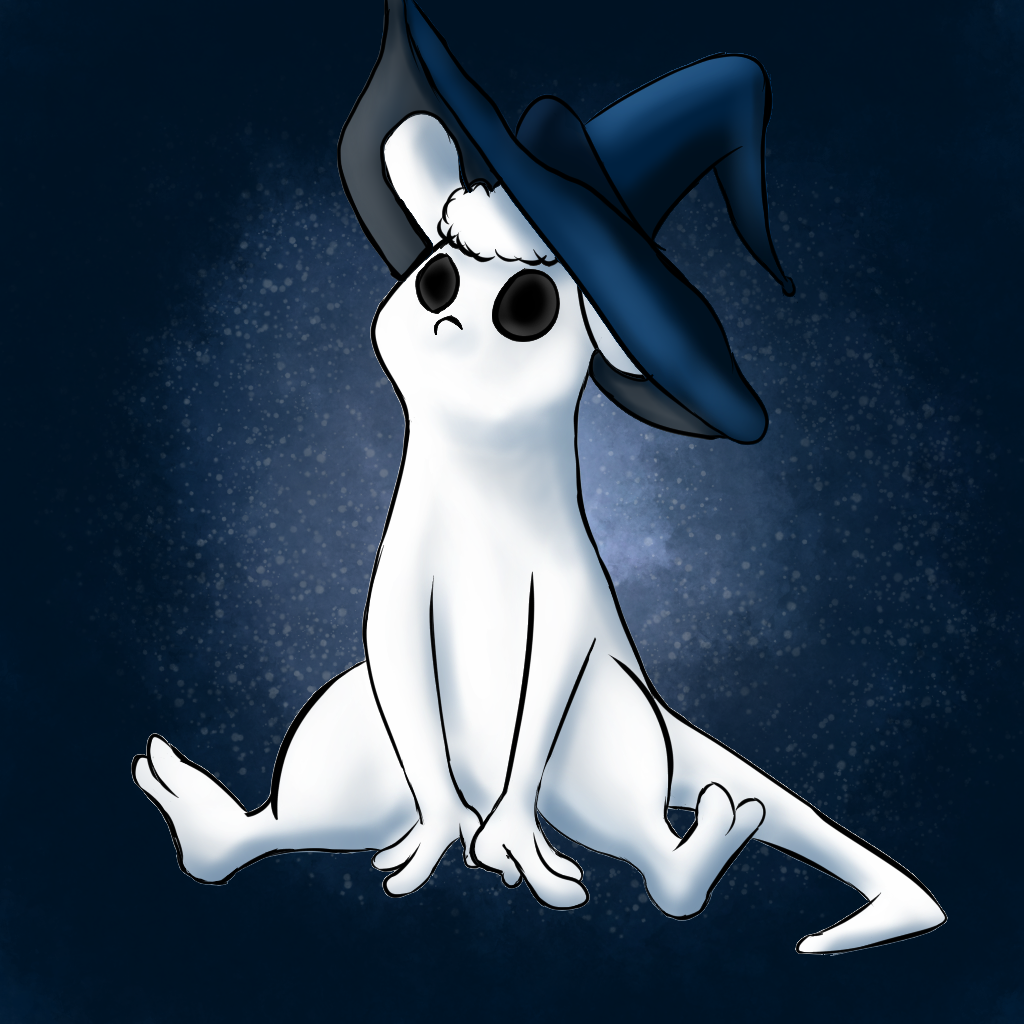
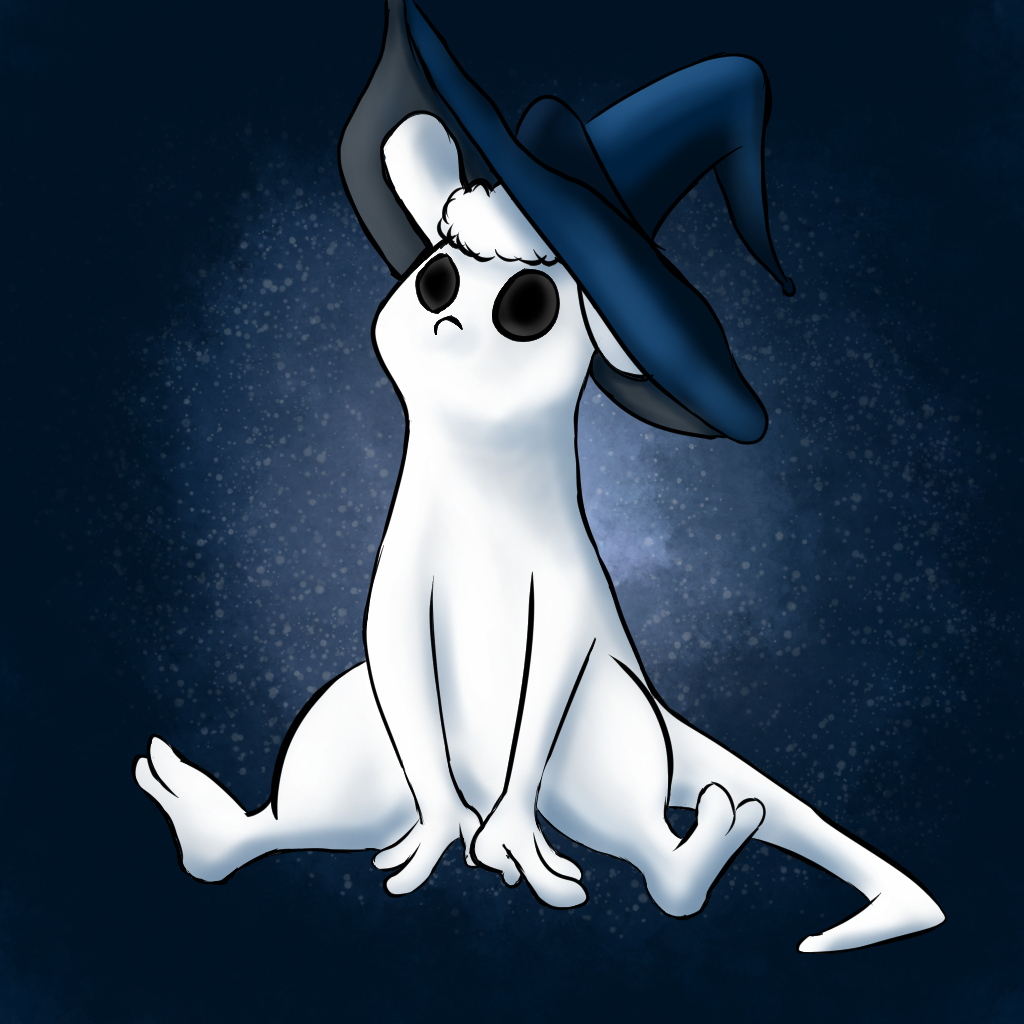
Layers edited between the first and the second 1024 × 1024 image:
painted on "hat" over [337, 0, 793, 512]
painted on "Paint Layer 8" over [337, 0, 793, 512]
painted on "Paint Layer 7" over [337, 0, 768, 512]
painted on "hatbase color" over [131, 0, 948, 956]
painted on "body" over [131, 64, 948, 956]
painted on "Paint Layer 11" over [344, 192, 640, 384]
painted on "Eye" over [384, 192, 793, 448]
painted on "Paint Layer 6" over [131, 0, 948, 956]
painted on "base color" over [131, 64, 948, 956]
painted on "Paint Layer 13" over [131, 0, 948, 956]
painted on "Paint Layer 2 (pasted)" over [131, 0, 948, 956]
